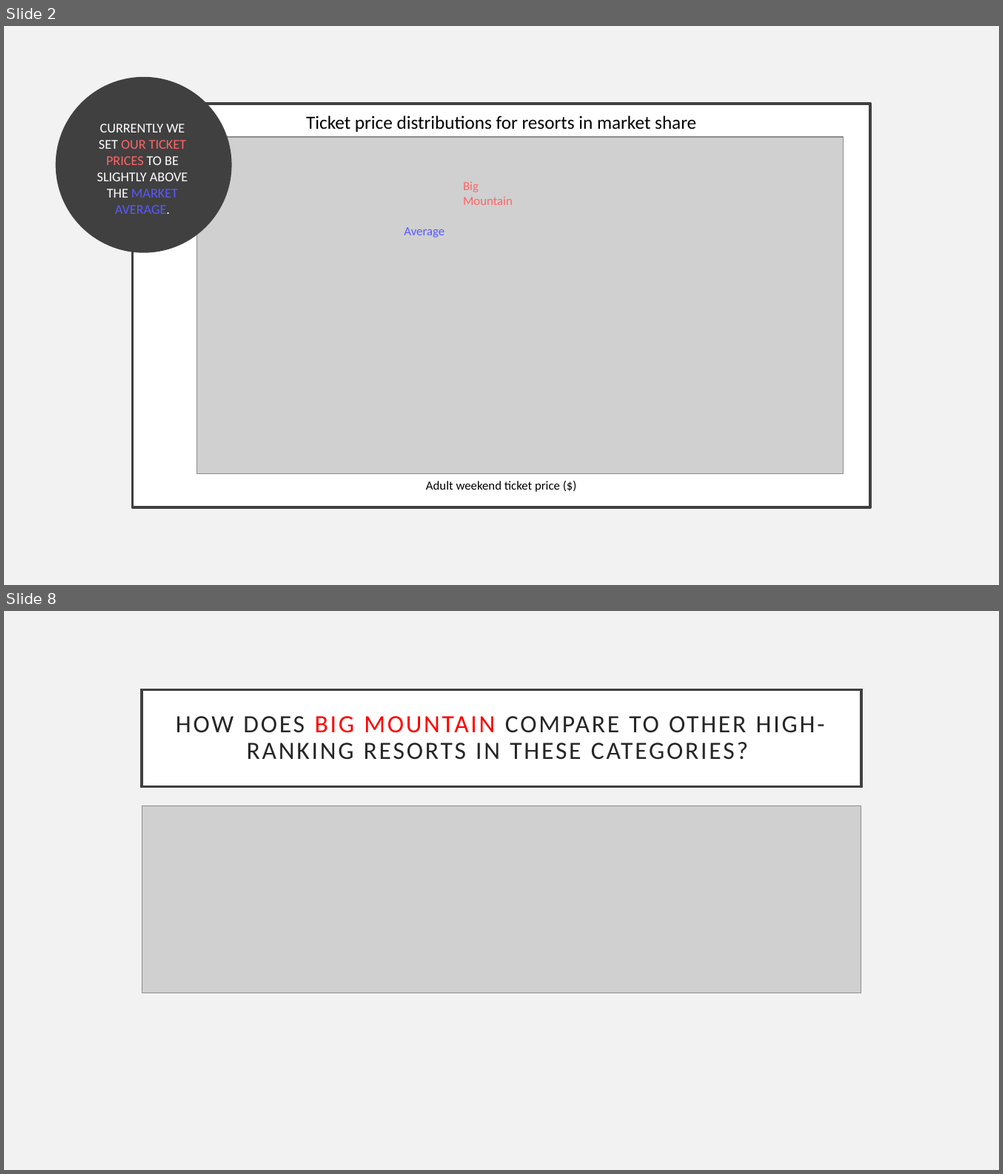
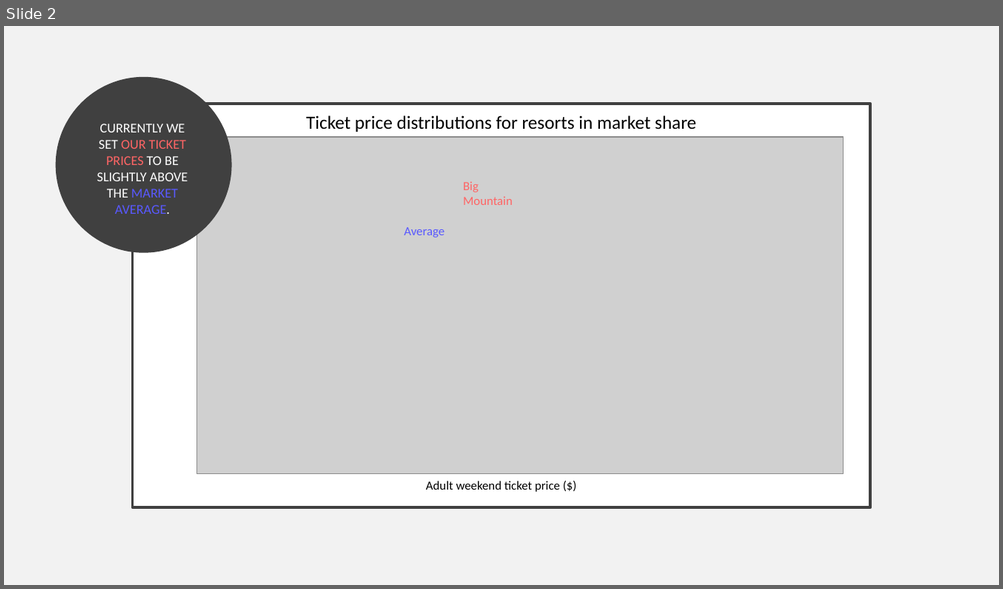
Before and after one commit to smanavi/DataScienceGuidedCapstone, a slide deck: Guided Capstone Slide Deck.pptx. Shown one above the other, each under a label of ours: slides 2 and 8 before the commit, slide 2 after it; the slides between them are not shown. The pictures are 1003x1174 and 1003x589 pixels, drawn with LibreOffice and Linux fonts; fonts in the diff are those of the drawing; grey boxes stand for pictures. Boxes give left, top, right and bottom in pixels: in the first picture for what was removed or moved away, otherwise in the second. Text is boxed around its words. In the diff, an @@ line names an element or a change of style, - is before the commit and + after.

```diff
--- a/Guided Capstone Slide Deck.pptx
+++ b/Guided Capstone Slide Deck.pptx
@@ slide 8 removed at (4, 611, 999, 1170), background #F2F2F2 @@
@@ title removed at (142, 689, 861, 786) @@
-HOW DOES BIG MOUNTAIN COMPARE TO OTHER HIGH-RANKING RESORTS IN THESE CATEGORIES?
@@ picture removed at (142, 806, 861, 993) @@
```
Also in this commit, not shown: 4 slides changed, 2 slides added, 1 other slide removed, 1 other file.
